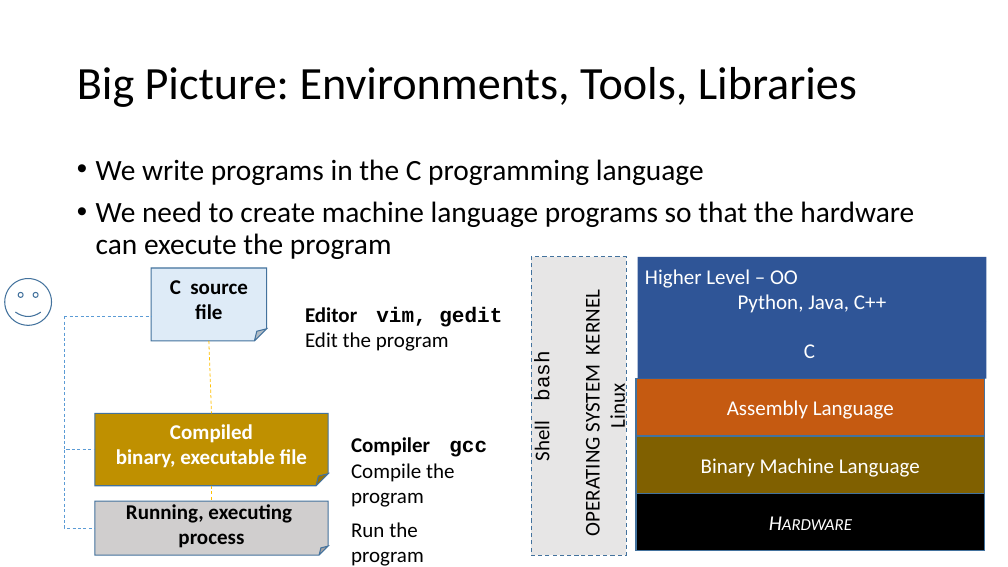
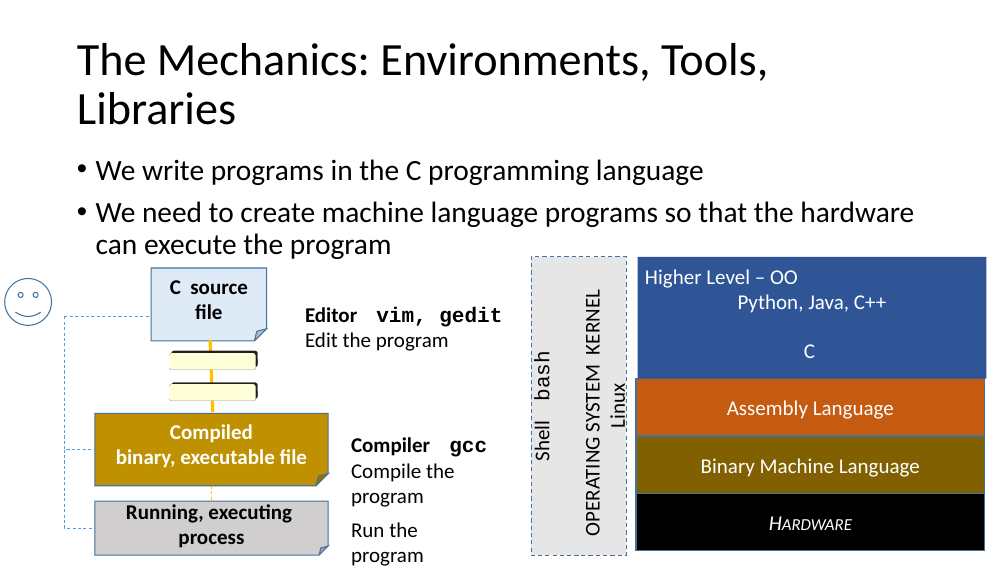
Before and after one commit to rbadrinath/FCP, a slide deck: slide 11 of slides/00-Intro-memory-function.pptx. Drawn at 1008x567 pixels with LibreOffice and Linux fonts; fonts in the diff are those of the drawing. Boxes give left, top, right and bottom in pixels: in the first picture for what was removed or moved away, otherwise in the second. Text is boxed around its words. In the diff, an @@ line names an element or a change of style, - is before the commit and + after.

```diff
--- a/slides/00-Intro-memory-function.pptx
+++ b/slides/00-Intro-memory-function.pptx
@@ title at [77,43,768,125]: text changed @@
-Big Picture: Environments, Tools, Libraries
+The Mechanics: Environments, Tools, Libraries
@@ rounded rectangle added at [169,353,256,369], fill #FFFFCC, outline #28445D 1 pt @@
@@ line (210, 340) - (212, 412): stroke #FFC000 0.75 pt dashed to #FFC000 3 pt @@
@@ rounded rectangle added at [169,385,256,401], fill #FFFFCC, outline #28445D 1 pt @@
```
Also in this commit, not shown: 3 other slides changed, 12 other files.
